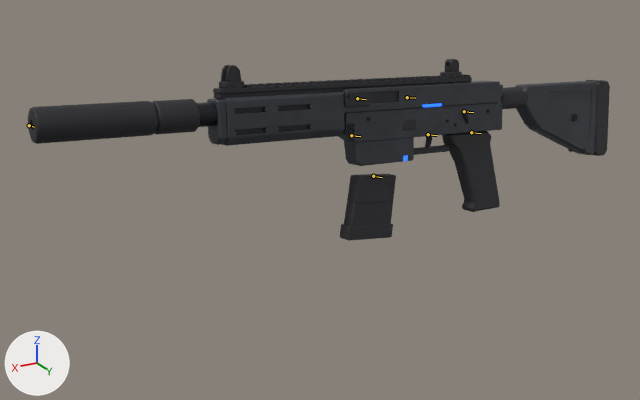
What one commit did to the Blender file art-source/weapons/Phantom.blend.
Before and after are seen from a 50 mm lens placed at (3.18, 3.92, 1.66), pointed at (0.96, -0.09, -0.1). Arrows for +X, +Y and +Z are at lower left; the lights stay in place. The older version comes first. Both versions are drawn at frame 16 of the action 'Phantom_Reload'; the numbers are the values there. The bones that bend it are drawn over the model as lines.

In view in the first picture: 'Phantom_Grip', 'Phantom_Handguard', 'Phantom_Mag', 'Phantom_Neon', 'Phantom_Rail', 'Phantom_Receiver', 'Phantom_Sights', 'Phantom_Stock', 'Phantom_Suppressor' and 4 more.
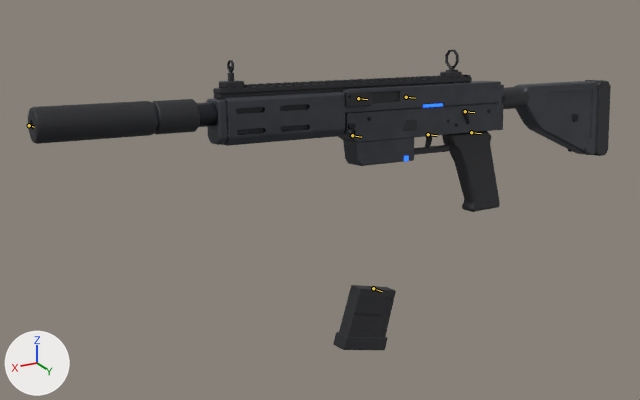
What differs and where, as boxes [x1, y1, x2, y2] in the pictures (640 x 400 px):
```json
{"object": "Phantom_Receiver", "change": "posed", "before": [338, 81, 503, 166], "after": [338, 81, 504, 166]}
{"object": "Phantom_Mag", "change": "posed", "before": [340, 174, 396, 241], "after": [333, 285, 396, 350], "on screen": "12% wider"}
{"object": "Phantom_Stock", "change": "posed", "before": [501, 80, 610, 156], "after": [502, 80, 611, 156]}
{"object": "Phantom_Sights", "change": "posed", "before": [219, 59, 462, 89], "after": [219, 50, 462, 89], "on screen": "29% taller"}
{"object": "Phantom_Neon", "change": "posed", "before": [403, 103, 442, 161], "after": [404, 103, 443, 161]}
{"bone": "Mag", "before": "(373, 176) to (382, 177)", "after": "(373, 288) to (382, 291)"}
```

Scene script edits in JSON lines:
```json
{"block": "bone_mag", "where": "bone_mag = bpy.data.objects['Phantom_Rig'].pose.bones['Mag']  # child of 'Root'"}
{"op": "set", "path": "bone_mag.location", "old": "(0.011, 0.0, -0.079)", "new": "(0.015, 0.0, -0.713)"}
{"op": "set", "path": "bone_mag.rotation_euler", "old": "(0.0, -0.0698, 0.0)", "new": "(0.0, -0.209, 0.0)", "note": "degrees (0, -4, 0) -> degrees (0, -12, 0)"}
```
